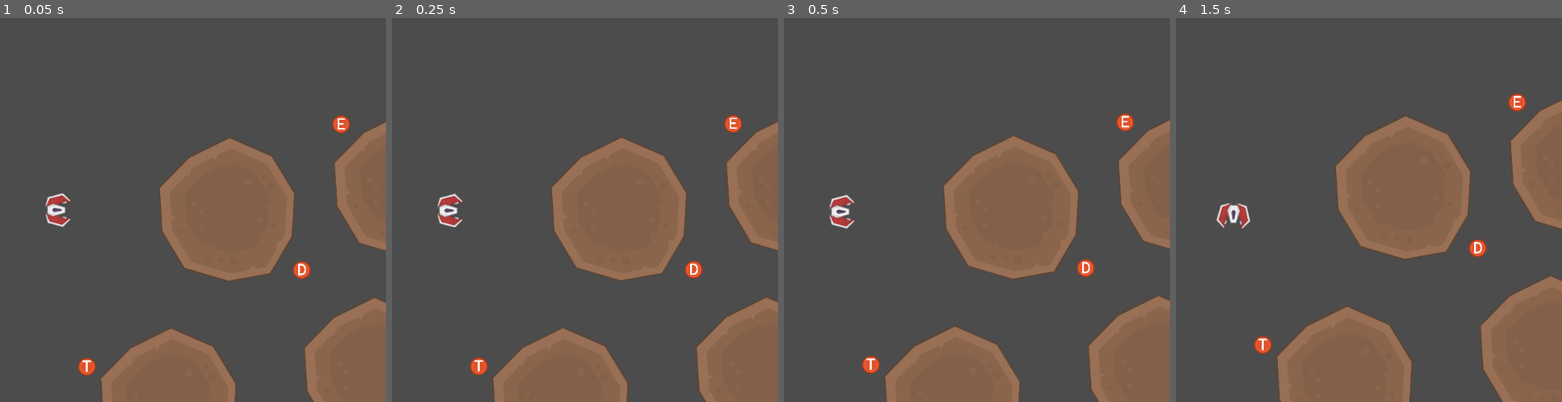
Above: before the commit, frames 1-4 (left to right).
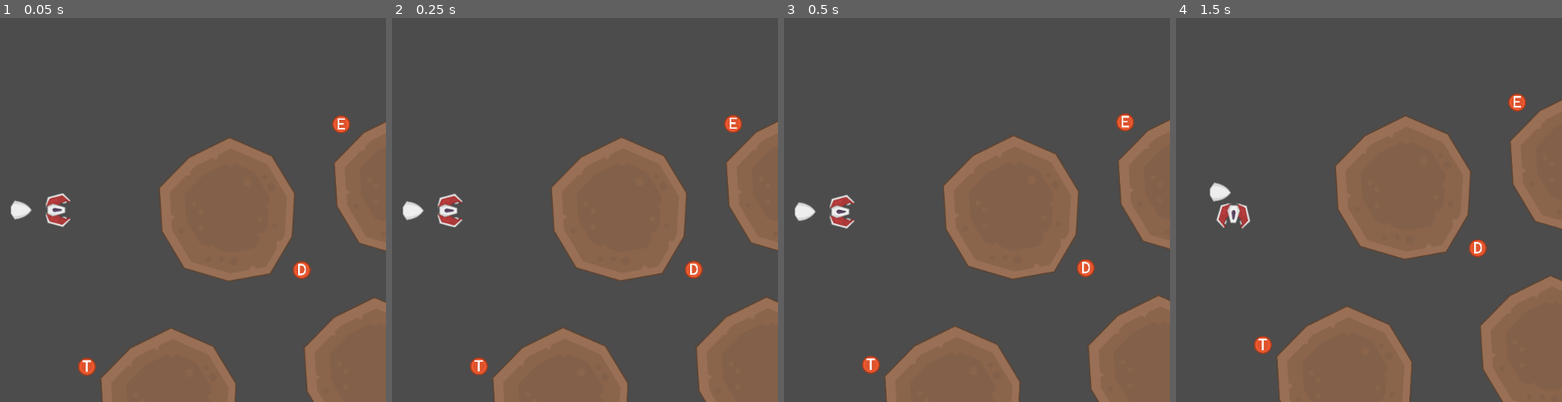
Above: after the commit, the same moments.

Repository: Comyune/game-drifter
Game: Godot game, scene res://main.tscn
Two runs of this game, one before a commit and one after it. Both use one fixed random seed, a clock stepped at 60 frames per second and the inputs below.
Inputs (mouse positions are in pixels of both pictures, inside the frame that each line leads up to):
- Up to frame 1 (0.05 s): no input
- Up to frame 2 (0.25 s): no input
- Up to frame 3 (0.5 s): no input
- Up to frame 4 (1.5 s): tap Enter (ui_accept) at 0.5, 0.77 s; move the mouse to (1376, 190) at 0.52 s; hold Right (ui_right) 0.53-1.25 s; click (1376, 190) at 0.67 s; drag from (outside the picture) to (1199, 286) at 1.27 s

The runs differ from the first frame. In frame 1, 0.2% of the frame differs, in the area x 2-9%, y 47-53%; in frame 2, 0.2%; in frame 3, 0.2%; in frame 4, 0.2%, in the area x 8-15%, y 42-48%.

Commit message:
Generating chain links

Diff:
--- /dev/null
+++ b/godot-project/player/chain/chain.gd
@@ -0,0 +1,35 @@
+extends Node2D
+var TailState = load('res://types/tail_state.gd')
+var Link = load('res://player/chain/chain_link.tscn')
+
+var links = []
+
+func _ready():
+	pass
+
+func set_tail_state(tail_state) -> void:
+	if links.size() > tail_state.size():
+		remove_redundant_links()
+
+	var letters = tail_state.letters()
+	for i in range(letters.size()):
+		ensure_chain_link(letters, i)
+
+func remove_redundant_links(): pass
+
+func ensure_chain_link(letters : PoolStringArray, i : int) -> void:
+	if links.size() < i + 1: create_link(letters[i])
+
+func create_link(character):
+	var new_link = Link.instance()
+	new_link.character = character
+	add_child(new_link)
+	var target = next_link_target()
+	new_link.attach_to(target)
+	var link_position = target.find_node('LinkPosition')
+	# new_link.position = new_link.to_local(link_position.to_global)
+	new_link.position = target.position
+
+func next_link_target():
+	if(links.empty()): return self
+	return links[-1]
--- /dev/null
+++ b/godot-project/player/chain/chain.tscn
@@ -0,0 +1,29 @@
+[gd_scene load_steps=4 format=2]
+
+[ext_resource path="res://player/chain/chain.gd" type="Script" id=1]
+[ext_resource path="res://player/chain/chain_start.png" type="Texture" id=2]
+
+[sub_resource type="CapsuleShape2D" id=1]
+radius = 20.0
+height = 15.0
+
+[node name="Chain" type="RigidBody2D"]
+script = ExtResource( 1 )
+
+[node name="Sprite" type="Sprite" parent="."]
+position = Vector2( 0, 43 )
+texture = ExtResource( 2 )
+
+[node name="PinJoint2D" type="PinJoint2D" parent="."]
+node_a = NodePath("..")
+bias = 0.9
+disable_collision = false
+softness = 0.5
+
+[node name="CollisionShape2D" type="CollisionShape2D" parent="."]
+visible = false
+position = Vector2( 0, 45 )
+shape = SubResource( 1 )
+
+[node name="LinkPosition" type="Node2D" parent="."]
+position = Vector2( 0, 85 )
--- /dev/null
+++ b/godot-project/player/chain/chain_link.gd
@@ -0,0 +1,10 @@
+extends RigidBody2D
+
+export (String) var character = ''
+onready var label = $Label
+onready var joint = $PinJoint2D
+
+func _ready(): label.text = character
+
+func attach_to(node : Node2D):
+	joint.node_b = node.get_path()
--- /dev/null
+++ b/godot-project/player/chain/chain_link.tscn
@@ -0,0 +1,50 @@
+[gd_scene load_steps=6 format=2]
+
+[ext_resource path="res://player/chain/chain_link.gd" type="Script" id=1]
+[ext_resource path="res://player/chain/chain_link.png" type="Texture" id=2]
+
+[sub_resource type="CapsuleShape2D" id=1]
+radius = 18.0
+height = 15.0
+
+[sub_resource type="DynamicFontData" id=2]
+antialiased = false
+hinting = 0
+font_path = "res://gui/CascadiaMono.ttf"
+
+[sub_resource type="DynamicFont" id=3]
+size = 48
+font_data = SubResource( 2 )
+
+[node name="ChainLink" type="RigidBody2D"]
+script = ExtResource( 1 )
+
+[node name="Sprite" type="Sprite" parent="."]
+position = Vector2( 0, 40 )
+texture = ExtResource( 2 )
+
+[node name="CollisionShape2D" type="CollisionShape2D" parent="."]
+visible = false
+shape = SubResource( 1 )
+
+[node name="Label" type="Label" parent="."]
+margin_left = -20.0
+margin_top = 10.0
+margin_right = 20.0
+margin_bottom = 67.0
+custom_fonts/font = SubResource( 3 )
+text = "A"
+align = 1
+valign = 1
+uppercase = true
+__meta__ = {
+"_edit_use_anchors_": false
+}
+
+[node name="PinJoint2D" type="PinJoint2D" parent="."]
+node_a = NodePath("..")
+bias = 0.5
+softness = 0.5
+
+[node name="LinkPosition" type="Node2D" parent="."]
+position = Vector2( 0, 75 )
--- a/godot-project/player/player.gd
+++ b/godot-project/player/player.gd
@@ -19,6 +19,7 @@
 
 onready var tail_component : Label          = $Tail
 onready var particles      : CPUParticles2D = $Particles
+onready var chain          : RigidBody2D    = $Chain
 
 func _ready():
 	control_state = ControlState.new()
@@ -63,6 +64,7 @@
 	var collision_result = collider.on_collide_with_player(self)
 	if collision_result:
 		tail_state.update_with_collision_result(collision_result)
+		chain.set_tail_state(tail_state)
 		$Tail.text = tail_state.contents
 
 func shoot():
--- a/godot-project/player/player.tscn
+++ b/godot-project/player/player.tscn
@@ -1,8 +1,9 @@
-[gd_scene load_steps=6 format=2]
+[gd_scene load_steps=7 format=2]
 
 [ext_resource path="res://player/player.gd" type="Script" id=1]
 [ext_resource path="res://player/shuttle.png" type="Texture" id=2]
 [ext_resource path="res://gui/cascadia_font.tres" type="DynamicFont" id=3]
+[ext_resource path="res://player/chain/chain.tscn" type="PackedScene" id=4]
 
 [sub_resource type="Curve" id=1]
 _data = [ Vector2( 0.0103578, 1 ), 0.0, 0.990274, 0, 0, Vector2( 1, 0.148649 ), 0.0, 0.0, 0, 0 ]
@@ -16,6 +17,7 @@
 script = ExtResource( 1 )
 
 [node name="Particles" type="CPUParticles2D" parent="."]
+visible = false
 amount = 2
 lifetime = 0.5
 direction = Vector2( -1, 0 )
@@ -28,6 +30,7 @@
 scale_amount_curve = SubResource( 1 )
 
 [node name="CollisionShape2D" type="CollisionShape2D" parent="."]
+visible = false
 shape = SubResource( 2 )
 
 [node name="Sprite" type="Sprite" parent="."]
@@ -35,6 +38,7 @@
 texture = ExtResource( 2 )
 
 [node name="Tail" type="Label" parent="."]
+visible = false
 margin_left = -50.0
 margin_top = -15.0
 margin_right = -20.0
@@ -45,3 +49,15 @@
 __meta__ = {
 "_edit_use_anchors_": false
 }
+
+[node name="Chain" parent="." instance=ExtResource( 4 )]
+position = Vector2( -70, 0 )
+rotation = 1.5708
+
+[node name="PinJoint2D" parent="Chain" index="1"]
+node_b = NodePath("../..")
+
+[node name="CollisionShape2D" parent="Chain" index="2"]
+visible = false
+
+[editable path="Chain"]
--- a/godot-project/types/tail_state.gd
+++ b/godot-project/types/tail_state.gd
@@ -3,8 +3,8 @@
 
 var contents : String = ''
 
-func length() -> int:
-	return contents.length()
+func size() -> int: return contents.length()
+func letters() -> PoolStringArray: return contents.split("", true)
 
 func invert() -> void:
 	print("invert_tail before:", contents)
Binary file added: godot-project/player/chain/chain_link.png
Not shown, added: godot-project/player/chain/chain_link.png.import
Binary file added: godot-project/player/chain/chain_start.png
Not shown, added: godot-project/player/chain/chain_start.png.import
